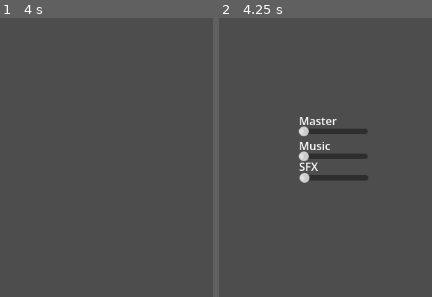
Above: before the commit, frames 1-2 (left to right).
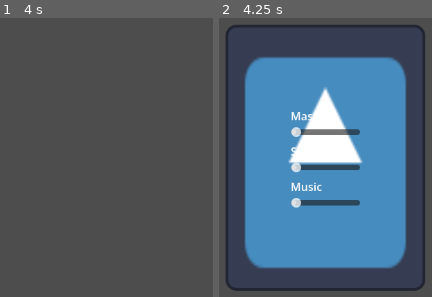
Above: after the commit, the same moments.

Repository: gmuGADIG/King-Fisher
Game: Godot game, scene res://ui/options/optionsMenu.tscn
The game is run twice, just before and just after one commit, with the same random seed, the same clock (stepped at 60 frames per second) and the same inputs. This scene is started directly instead of the project's main scene. The engine's default icon, where the game draws it, is replaced by a stand-in: a white triangle on a blue panel in a dark square.
Inputs (mouse positions are in pixels of both pictures, inside the frame that each line leads up to):
- Up to frame 1 (4 s): tap Enter at 0.5, 2, 3.5 s; move the mouse to (outside the picture) at 0.52 s; hold D (move_right) 0.53-1.28 s; hold \ (print_players) 0.53-1.28 s; tap Space at 1.25, 2.75 s; move the mouse to (outside the picture) at 1.27 s; hold S (move_down) 1.28-2.03 s; right-click (outside the picture) at 1.35 s; move the mouse to (198, 62) at 2.02 s; hold D (move_right) 2.03-2.78 s; hold \ (print_players) 2.03-2.78 s; move the mouse to (76, 249) at 2.77 s; hold W (move_up) 2.78-3.53 s; right-click (76, 249) at 2.85 s; move the mouse to (outside the picture) at 3.52 s; hold A (move_left) from 3.53 s (still down); hold \ (print_players) from 3.53 s (still down)
- Up to frame 2 (4.25 s): keep holding A (move_left); keep holding \ (print_players); tap O (options) at 4.15 s

Frame 1 is identical in both runs. In frame 2, 62% of the frame differs, in the area x 3-97%, y 2-98%.

Commit message:
Added a back to the options menu

Diff:
--- a/ui/options/optionsMenu.tscn
+++ b/ui/options/optionsMenu.tscn
@@ -3,63 +3,79 @@
 [ext_resource type="Script" uid="uid://bp1ga0y2284ok" path="res://ui/options/options_menu.gd" id="1_ab0kw"]
 [ext_resource type="Script" uid="uid://bmgr6prbedois" path="res://ui/options/audio_stream_player.gd" id="2_0v65f"]
 [ext_resource type="AudioStream" uid="uid://crho3l0hcp0cc" path="res://temp/temp_sfx/test_unlock.wav" id="2_ydver"]
+[ext_resource type="Texture2D" uid="uid://c4bcw1f4x3ex5" path="res://temp/temp_art/icon.svg" id="4_rndup"]
 
-[node name="OptionsMenu" type="CanvasLayer" unique_id=1094477806]
+[node name="Options Menu" type="NinePatchRect" unique_id=161047400]
+anchors_preset = -1
+anchor_left = 0.36077777
+anchor_top = 0.19800001
+anchor_right = 0.611
+anchor_bottom = 0.79
+offset_left = 0.3840027
+offset_top = -0.3040161
+offset_right = 0.12799072
+offset_bottom = 0.07998657
+grow_horizontal = 2
+grow_vertical = 2
+texture = ExtResource("4_rndup")
+region_rect = Rect2(0, 0, 128, 128)
+patch_margin_left = 15
+patch_margin_top = 15
+patch_margin_right = 15
+patch_margin_bottom = 15
 script = ExtResource("1_ab0kw")
+metadata/_edit_use_anchors_ = true
 
-[node name="MasterSlider" type="HSlider" parent="." unique_id=1298916152]
-custom_minimum_size = Vector2(100, 0)
-offset_left = 521.0
-offset_top = 274.0
-offset_right = 621.0
-offset_bottom = 290.0
+[node name="VBoxContainer" type="VBoxContainer" parent="." unique_id=1016617078]
+layout_mode = 1
+anchors_preset = 8
+anchor_left = 0.5
+anchor_top = 0.5
+anchor_right = 0.5
+anchor_bottom = 0.5
+offset_left = -50.0
+offset_top = -72.5
+offset_right = 50.0
+offset_bottom = 72.5
+grow_horizontal = 2
+grow_vertical = 2
 
-[node name="Label" type="Label" parent="MasterSlider" unique_id=1691523698]
-layout_mode = 0
-offset_left = 1.0
-offset_top = -19.0
-offset_right = 56.0
-offset_bottom = 4.0
+[node name="Label" type="Label" parent="VBoxContainer" unique_id=1691523698]
+layout_mode = 2
 text = "Master"
 
-[node name="SFXSlider" type="HSlider" parent="." unique_id=828654360]
+[node name="MasterSlider" type="HSlider" parent="VBoxContainer" unique_id=1298916152]
 custom_minimum_size = Vector2(100, 0)
-offset_left = 522.0
-offset_top = 341.0
-offset_right = 622.0
-offset_bottom = 357.0
+layout_mode = 2
 
-[node name="Label" type="Label" parent="SFXSlider" unique_id=746531404]
-layout_mode = 0
-offset_top = -20.0
-offset_right = 105.0
-offset_bottom = 3.0
+[node name="MarginContainer" type="MarginContainer" parent="VBoxContainer" unique_id=2106889632]
+layout_mode = 2
+
+[node name="Label2" type="Label" parent="VBoxContainer" unique_id=746531404]
+layout_mode = 2
 text = "SFX"
 
-[node name="MusicSlider" type="HSlider" parent="." unique_id=2014264038]
+[node name="SFXSlider" type="HSlider" parent="VBoxContainer" unique_id=828654360]
 custom_minimum_size = Vector2(100, 0)
-offset_left = 521.0
-offset_top = 310.0
-offset_right = 621.0
-offset_bottom = 326.0
+layout_mode = 2
 
-[node name="Label" type="Label" parent="MusicSlider" unique_id=1469816710]
-layout_mode = 0
-offset_left = 1.0
-offset_top = -19.0
-offset_right = 47.0
-offset_bottom = 4.0
+[node name="MarginContainer2" type="MarginContainer" parent="VBoxContainer" unique_id=415445095]
+layout_mode = 2
+
+[node name="Label3" type="Label" parent="VBoxContainer" unique_id=1469816710]
+layout_mode = 2
 text = "Music"
+
+[node name="MusicSlider" type="HSlider" parent="VBoxContainer" unique_id=2014264038]
+custom_minimum_size = Vector2(100, 0)
+layout_mode = 2
 
 [node name="AudioStreamPlayer" type="AudioStreamPlayer" parent="." unique_id=1132284020]
 stream = ExtResource("2_ydver")
 volume_db = 10.62
 script = ExtResource("2_0v65f")
 
-[connection signal="drag_ended" from="MasterSlider" to="AudioStreamPlayer" method="_on_master_slider_drag_ended"]
-[connection signal="value_changed" from="MasterSlider" to="." method="_on_master_slider_value_changed"]
-[connection signal="drag_ended" from="SFXSlider" to="AudioStreamPlayer" method="_on_sfx_slider_drag_ended"]
-[connection signal="value_changed" from="SFXSlider" to="." method="_on_sfx_slider_value_changed"]
-[connection signal="value_changed" from="SFXSlider" to="AudioStreamPlayer" method="_on_sfx_slider_value_changed"]
-[connection signal="drag_ended" from="MusicSlider" to="AudioStreamPlayer" method="_on_music_slider_drag_ended"]
-[connection signal="value_changed" from="MusicSlider" to="." method="_on_music_slider_value_changed"]
+[connection signal="drag_ended" from="VBoxContainer/MasterSlider" to="AudioStreamPlayer" method="_on_master_slider_drag_ended"]
+[connection signal="drag_ended" from="VBoxContainer/SFXSlider" to="AudioStreamPlayer" method="_on_sfx_slider_drag_ended"]
+[connection signal="value_changed" from="VBoxContainer/SFXSlider" to="AudioStreamPlayer" method="_on_sfx_slider_value_changed"]
+[connection signal="drag_ended" from="VBoxContainer/MusicSlider" to="AudioStreamPlayer" method="_on_music_slider_drag_ended"]
--- a/ui/options/options_menu.gd
+++ b/ui/options/options_menu.gd
@@ -1,4 +1,4 @@
-extends CanvasLayer
+extends Control
 
 @onready var audio
 
